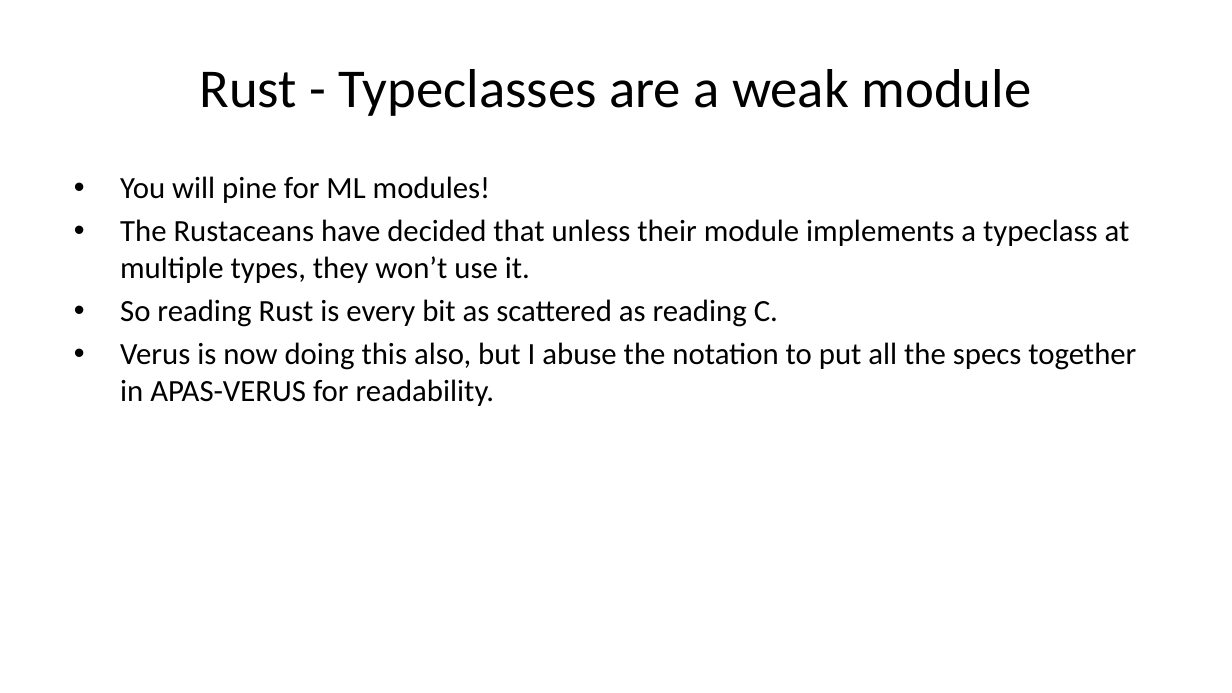
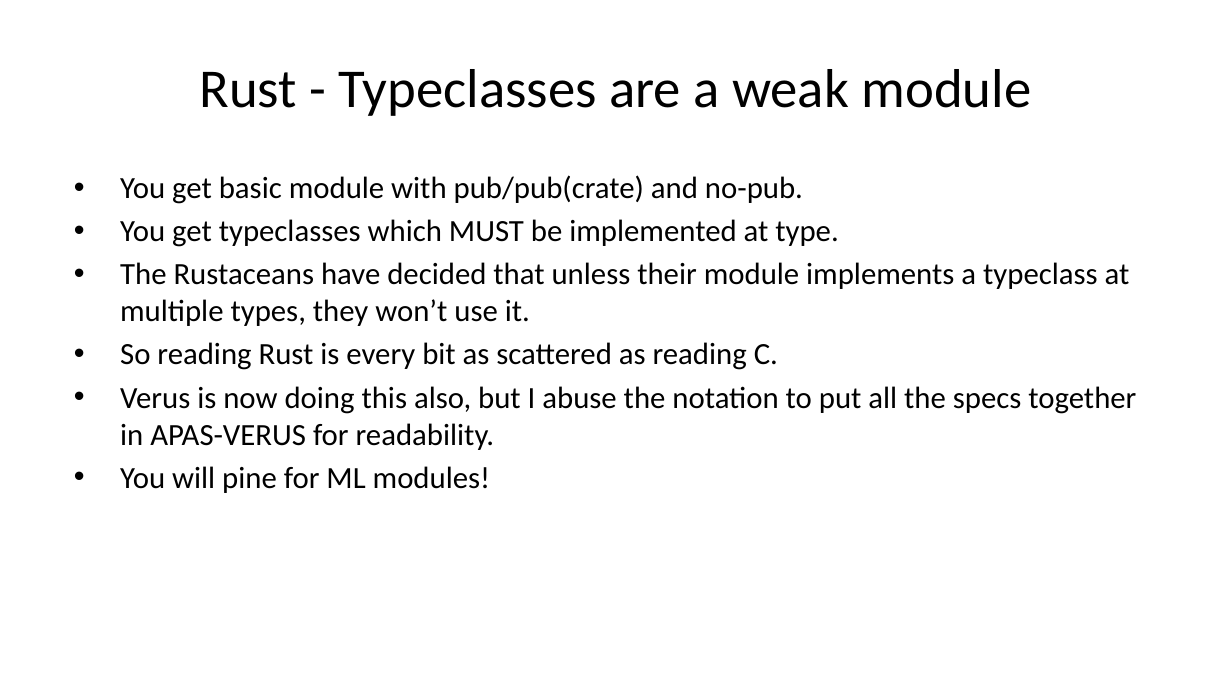
Before and after one commit to briangmilnes/APAS-VERUS, a slide deck: slide 9 of lectures/slidesMSR.pptx. Drawn at 1232x693 pixels with LibreOffice and Linux fonts; fonts in the diff are those of the drawing. Boxes give left, top, right and bottom in pixels: in the first picture for what was removed or moved away, otherwise in the second. Text is boxed around its words. In the diff, an @@ line names an element or a change of style, - is before the commit and + after.

```diff
--- a/lectures/slidesMSR.pptx
+++ b/lectures/slidesMSR.pptx
@@ text at (120, 175, 838, 247): text changed @@
-• You will pine for ML modules!
+• You get basic module with pub/pub(crate) and no-pub.
+• You get typeclasses which MUST be implemented at type.
@@ text at (120, 466, 491, 493): paragraph added @@
+• You will pine for ML modules!
```
Also in this commit, not shown: 14 other slides changed, 2 slides added, 1 slide removed, 2 other files.
